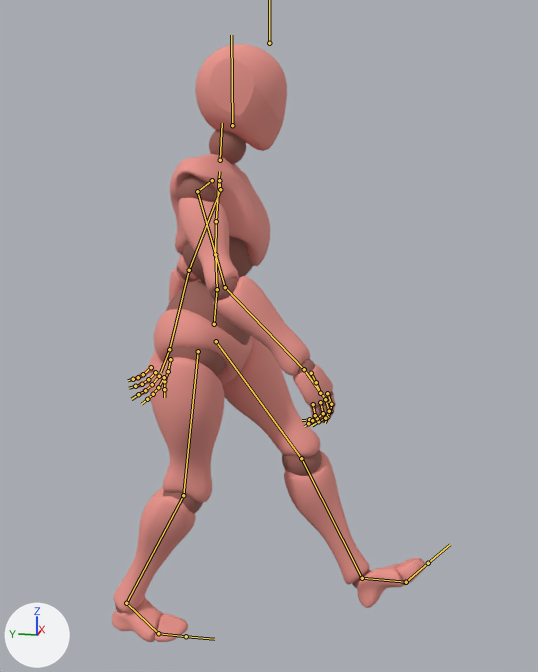
A saved change to the FBX model public/models/Walking.fbx.
One viewpoint serves both versions: a camera (50 mm lens) standing at (-2.02, -0.573, 1.471) and looking at (0.017, -0.166, 0.961). The axes (+X, +Y, +Z) are drawn at lower left. The lights are the same throughout. Both versions are drawn at frame 1 of the action 'mixamo.com'; the numbers are the values there. The bones that bend it are drawn over the model as lines.

In view in the first picture: 'Beta_Joints', 'Beta_Surface'.
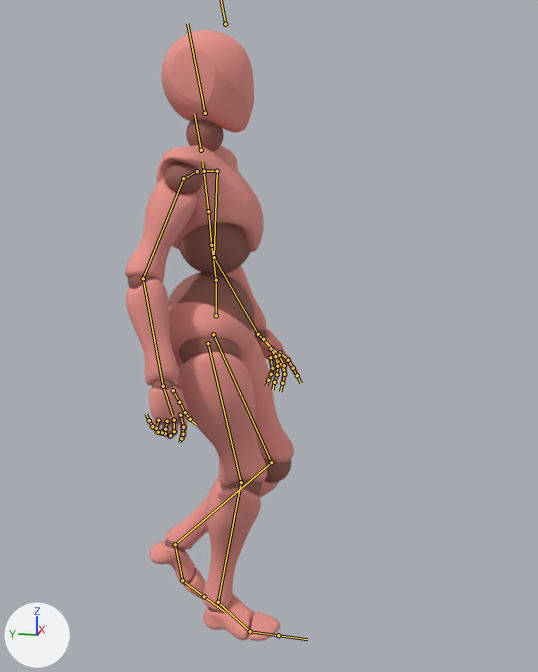
Pixel boxes [x1, y1, x2, y2] of what changed, in the pictures (538 x 672 px):
'Beta_Surface', posed (45% narrower): before [112, 44, 426, 642]; after [125, 30, 298, 641]
'Beta_Joints', posed (43% narrower): before [115, 130, 407, 629]; after [128, 120, 295, 629]
bone 'mixamorig:Hips', root to tip: before (214, 324) to (217, 288); after (216, 315) to (216, 278)
bone 'mixamorig:Spine', root to tip: before (217, 289) to (215, 254); after (216, 280) to (211, 245)
bone 'mixamorig:Spine1', root to tip: before (215, 254) to (216, 221); after (211, 245) to (208, 211)
bone 'mixamorig:Spine2', root to tip: before (216, 221) to (219, 171); after (208, 211) to (202, 161)
bone 'mixamorig:Neck', root to tip: before (220, 160) to (222, 123); after (201, 150) to (194, 113)
bone 'mixamorig:Head', root to tip: before (232, 125) to (231, 35); after (205, 113) to (187, 23)
bone 'mixamorig:RightShoulder', root to tip: before (212, 180) to (197, 191); after (197, 171) to (183, 178)
bone 'mixamorig:RightArm', root to tip: before (197, 191) to (225, 287); after (183, 178) to (143, 278)
bone 'mixamorig:RightForeArm', root to tip: before (225, 287) to (304, 369); after (143, 278) to (163, 386)
bone 'mixamorig:RightHand', root to tip: before (304, 369) to (322, 395); after (163, 386) to (172, 415)
bone 'mixamorig:RightHandThumb1', root to tip: before (311, 373) to (316, 382); after (173, 390) to (179, 402)
bone 'mixamorig:RightHandThumb3', root to tip: before (320, 393) to (326, 399); after (185, 412) to (190, 419)
bone 'mixamorig:RightHandIndex1', root to tip: before (327, 393) to (331, 404); after (180, 415) to (183, 427)
bone 'mixamorig:RightHandMiddle3', root to tip: before (325, 418) to (318, 421); after (170, 435) to (165, 433)
bone 'mixamorig:RightHandRing1', root to tip: before (320, 402) to (323, 413); after (167, 421) to (165, 429)
bone 'mixamorig:RightHandRing2', root to tip: before (323, 413) to (317, 418); after (165, 429) to (162, 432)
bone 'mixamorig:RightHandPinky1', root to tip: before (313, 404) to (315, 415); after (158, 420) to (156, 428)
bone 'mixamorig:RightHandPinky2', root to tip: before (315, 415) to (312, 420); after (156, 428) to (152, 426)
bone 'mixamorig:RightHandPinky3', root to tip: before (312, 420) to (308, 423); after (152, 426) to (149, 420)
bone 'mixamorig:LeftShoulder', root to tip: before (219, 180) to (220, 189); after (204, 171) to (217, 171)
bone 'mixamorig:LeftArm', root to tip: before (220, 189) to (189, 270); after (217, 171) to (214, 257)
bone 'mixamorig:LeftForeArm', root to tip: before (189, 270) to (169, 349); after (214, 257) to (258, 334)
bone 'mixamorig:LeftHand', root to tip: before (169, 349) to (160, 372); after (258, 334) to (276, 352)
bone 'mixamorig:LeftHandThumb1', root to tip: before (170, 359) to (168, 371); after (263, 339) to (271, 348)
bone 'mixamorig:LeftHandThumb2', root to tip: before (168, 371) to (164, 381); after (271, 348) to (276, 358)
bone 'mixamorig:LeftHandIndex1', root to tip: before (164, 377) to (158, 387); after (280, 352) to (288, 360)
bone 'mixamorig:LeftHandMiddle1', root to tip: before (159, 376) to (152, 384); after (279, 355) to (284, 365)
bone 'mixamorig:LeftHandMiddle2', root to tip: before (152, 384) to (145, 390); after (284, 365) to (284, 374)
bone 'mixamorig:RightUpLeg', root to tip: before (198, 351) to (183, 495); after (208, 343) to (241, 482)
bone 'mixamorig:RightLeg', root to tip: before (183, 495) to (126, 603); after (241, 482) to (218, 602)
bone 'mixamorig:RightFoot', root to tip: before (126, 603) to (158, 633); after (218, 602) to (250, 631)
bone 'mixamorig:LeftUpLeg', root to tip: before (216, 341) to (301, 458); after (213, 334) to (271, 462)
bone 'mixamorig:LeftLeg', root to tip: before (301, 458) to (362, 578); after (271, 462) to (175, 544)
bone 'mixamorig:LeftFoot', root to tip: before (362, 578) to (406, 582); after (175, 544) to (182, 580)
bone 'mixamorig:LeftToeBase', root to tip: before (406, 582) to (428, 563); after (182, 580) to (204, 596)

What the commit changed:
Bone 'mixamorig:Hips' (bone_mixamorig_hips) moves from (1.2, -5.4, -0.9) to (0.6, -2.6, -0.2).
Bone 'mixamorig:Hips' (bone_mixamorig_hips) turns from (4, -3, -4) to (-1, 10, -5) degrees about its own x, y and z.
Bone 'mixamorig:Spine' (bone_mixamorig_spine) turns from (4, 3, 5) to (3, -1, 3) degrees about its own x, y and z.
Bone 'mixamorig:Spine1' (bone_mixamorig_spine1) turns from (2, 1, -2) to (2, -2, 0) degrees about its own x, y and z.
Bone 'mixamorig:Spine2' (bone_mixamorig_spine2) turns from (2, 1, -2) to (-3, -2, 0) degrees about its own x, y and z.
Bone 'mixamorig:Neck' (bone_mixamorig_neck) turns from (-1, 0, 1) to (-3, -1, -1) degrees about its own x, y and z.
Bone 'mixamorig:Head' (bone_mixamorig_head) turns from (-5, 1, -2) to (-1, -4, 0) degrees about its own x, y and z.
Bone 'mixamorig:RightShoulder' (bone_mixamorig_rightshoulder) turns from (13, -4, -8) to (5, -1, -5) degrees about its own x, y and z.
Bone 'mixamorig:RightArm' (bone_mixamorig_rightarm) turns from (37, -2, -36) to (73, -22, 3) degrees about its own x, y and z.
Bone 'mixamorig:RightForeArm' (bone_mixamorig_rightforearm) turns from (0, 0, -35) to (0, 0, -33) degrees about its own x, y and z.
Bone 'mixamorig:RightHand' (bone_mixamorig_righthand) turns from (10, 0, 2) to (8, -25, -9) degrees about its own x, y and z.
Bone 'mixamorig:RightHandThumb1' (bone_mixamorig_righthandthumb1) turns from (0, -10, 10) to (-14, -14, 15) degrees about its own x, y and z.
Bone 'mixamorig:RightHandThumb3' (bone_mixamorig_righthandthumb3) turns from (-18, 7, -7) to (3, 10, -14) degrees about its own x, y and z.
Bone 'mixamorig:RightHandIndex1' (bone_mixamorig_righthandindex1) turns from (24, 3, -4) to (11, 1, -1) degrees about its own x, y and z.
Bone 'mixamorig:RightHandMiddle3' (bone_mixamorig_righthandmiddle3) turns from (21, 0, 2) to (31, -1, 3) degrees about its own x, y and z.
Bone 'mixamorig:RightHandRing1' (bone_mixamorig_righthandring1) turns from (27, 1, 2) to (41, -1, 9) degrees about its own x, y and z.
Bone 'mixamorig:RightHandRing2' (bone_mixamorig_righthandring2) turns from (47, -2, 3) to (24, -1, 3) degrees about its own x, y and z.
Bone 'mixamorig:RightHandPinky1' (bone_mixamorig_righthandpinky1) turns from (31, 2, 2) to (45, -2, 10) degrees about its own x, y and z.
Bone 'mixamorig:RightHandPinky2' (bone_mixamorig_righthandpinky2) turns from (29, -1, 2) to (49, -2, 4) degrees about its own x, y and z.
Bone 'mixamorig:RightHandPinky3' (bone_mixamorig_righthandpinky3) turns from (16, 0, 1) to (43, 0, 3) degrees about its own x, y and z.
Bone 'mixamorig:LeftShoulder' (bone_mixamorig_leftshoulder) turns from (13, 3, 6) to (-2, 9, 21) degrees about its own x, y and z.
Bone 'mixamorig:LeftArm' (bone_mixamorig_leftarm) turns from (70, 18, 9) to (77, 2, -4) degrees about its own x, y and z.
Bone 'mixamorig:LeftForeArm' (bone_mixamorig_leftforearm) turns from (0, 0, 8) to (0, 0, 36) degrees about its own x, y and z.
Bone 'mixamorig:LeftHand' (bone_mixamorig_lefthand) turns from (17, 1, 2) to (2, 19, 21) degrees about its own x, y and z.
Bone 'mixamorig:LeftHandThumb1' (bone_mixamorig_lefthandthumb1) turns from (-9, 7, -7) to (-16, 29, -23) degrees about its own x, y and z.
Bone 'mixamorig:LeftHandThumb2' (bone_mixamorig_lefthandthumb2) turns from (-3, 7, -9) to (7, -21, -10) degrees about its own x, y and z.
Bone 'mixamorig:LeftHandIndex1' (bone_mixamorig_lefthandindex1) turns from (21, -2, 3) to (-4, 0, -3) degrees about its own x, y and z.
Bone 'mixamorig:LeftHandMiddle1' (bone_mixamorig_lefthandmiddle1) turns from (29, 1, -5) to (16, 1, -8) degrees about its own x, y and z.
Bone 'mixamorig:LeftHandMiddle2' (bone_mixamorig_lefthandmiddle2) turns from (12, 0, -1) to (27, 1, -3) degrees about its own x, y and z.
Bone 'mixamorig:RightUpLeg' (bone_mixamorig_rightupleg) turns from (-3, 13, 2) to (11, 11, 12) degrees about its own x, y and z.
Bone 'mixamorig:RightLeg' (bone_mixamorig_rightleg) turns from (-16, -2, -2) to (-17, -2, -2) degrees about its own x, y and z.
Bone 'mixamorig:RightFoot' (bone_mixamorig_rightfoot) turns from (21, -8, 8) to (8, 0, -7) degrees about its own x, y and z.
Bone 'mixamorig:LeftUpLeg' (bone_mixamorig_leftupleg) turns from (40, -5, 1) to (22, 0, 3) degrees about its own x, y and z.
Bone 'mixamorig:LeftLeg' (bone_mixamorig_leftleg) turns from (-6, -3, 4) to (-64, 5, 5) degrees about its own x, y and z.
Bone 'mixamorig:LeftFoot' (bone_mixamorig_leftfoot) turns from (8, -4, -3) to (-1, -1, -1) degrees about its own x, y and z.
Bone 'mixamorig:LeftToeBase' (bone_mixamorig_lefttoebase) turns from (8, 0, 0) to (2, 0, 0) degrees about its own x, y and z.
